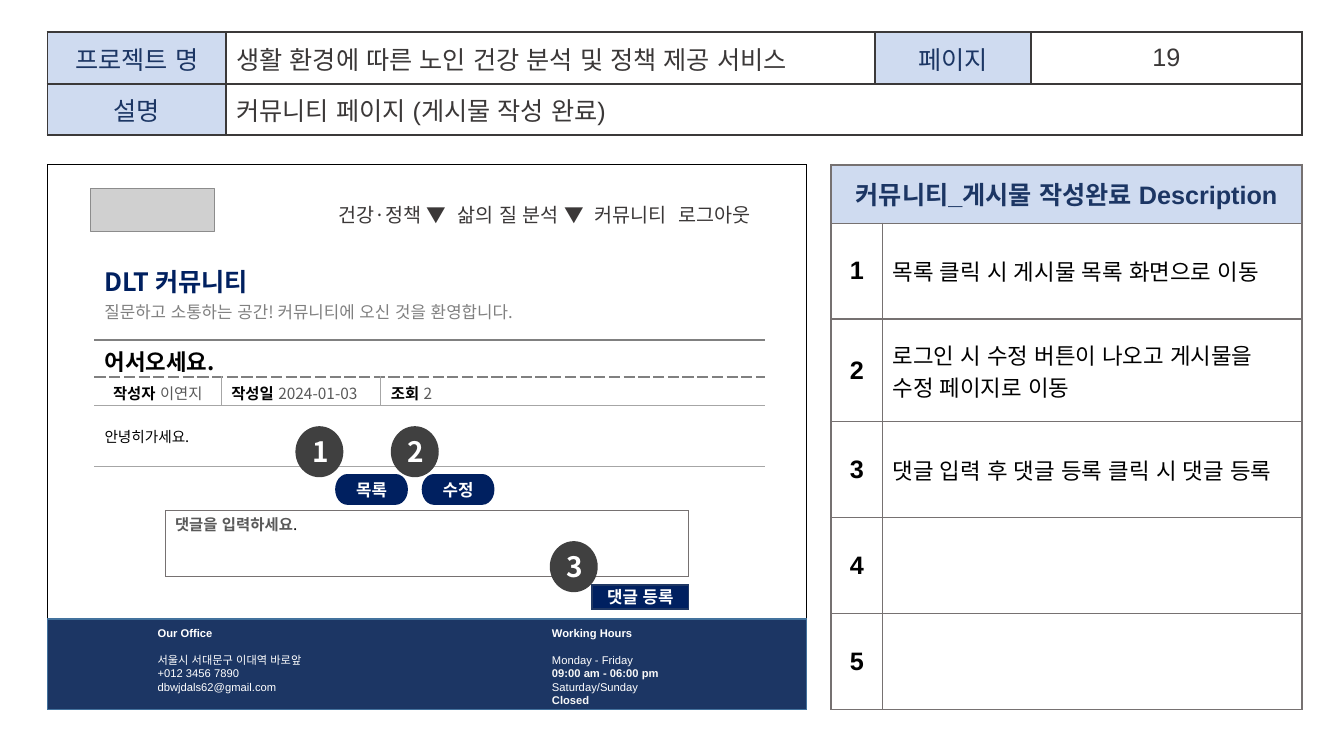
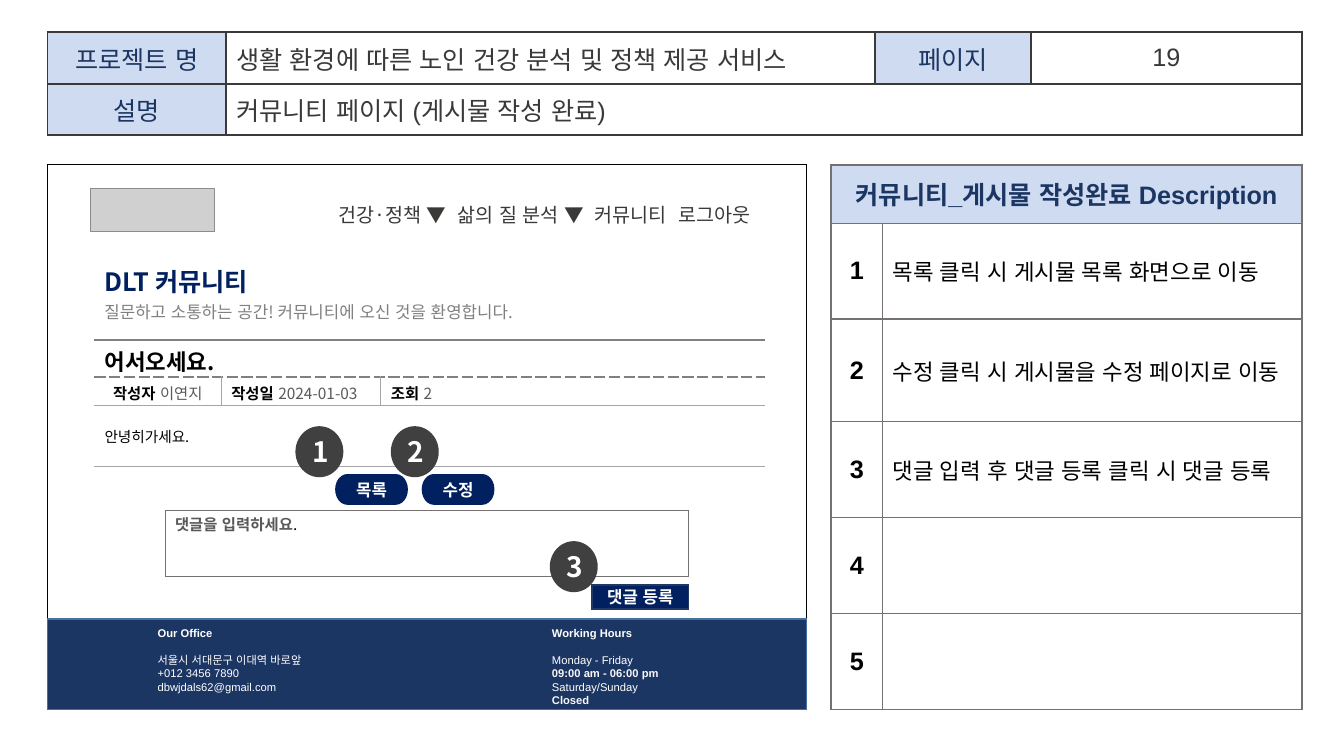
Before and after one commit to p1p2p1/Project_DLT, a slide deck: slide 41 of project_1/4. 화면설계서/2조_화면설계서_V0.7.pptx. Drawn at 1344x756 pixels with LibreOffice and Linux fonts; fonts in the diff are those of the drawing; grey boxes stand for pictures. Boxes give left, top, right and bottom in pixels: in the first picture for what was removed or moved away, otherwise in the second. Text is boxed around its words. In the diff, an @@ line names an element or a change of style, - is before the commit and + after.

```diff
--- a/project_1/4. 화면설계서/2조_화면설계서_V0.7.pptx
+++ b/project_1/4. 화면설계서/2조_화면설계서_V0.7.pptx
@@ table at (x1=831, y1=164, x2=1302, y2=710) @@
-row 3, column 2: 로그인 시 수정 버튼이 나오고 게시물을 수정 페이지로 이동
+row 3, column 2: 수정 클릭 시 게시물을 수정 페이지로 이동
```
Also in this commit, not shown: 15 other slides changed.
